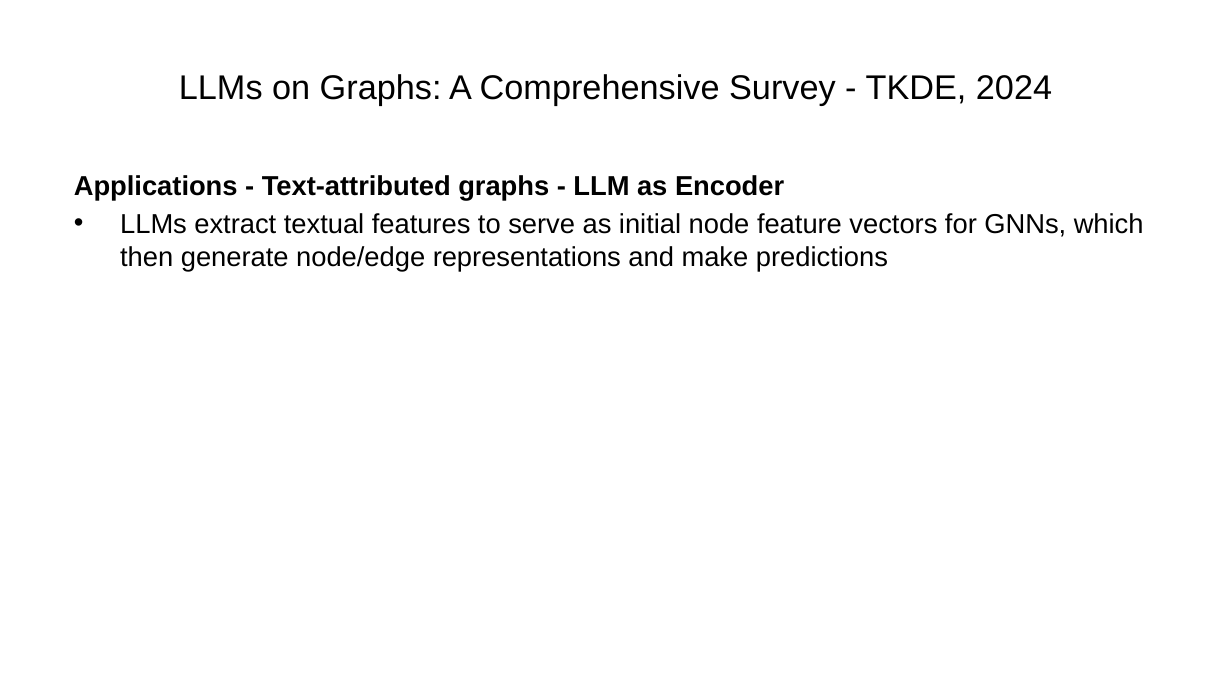
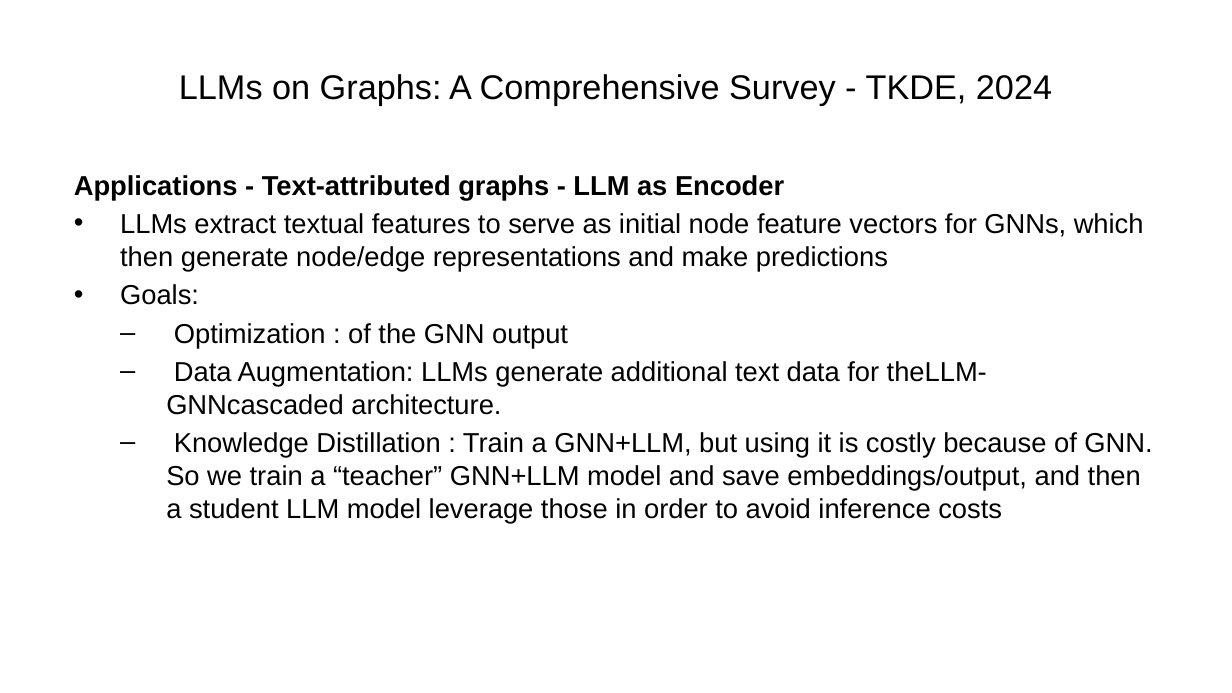
Before and after one commit to ManuelePasini/slides-markdown, a slide deck: slide 7 of graph_llm.pptx. Drawn at 1232x693 pixels with LibreOffice and Linux fonts; fonts in the diff are those of the drawing. Boxes give left, top, right and bottom in pixels: in the first picture for what was removed or moved away, otherwise in the second. Text is boxed around its words. In the diff, an @@ line names an element or a change of style, - is before the commit and + after.

```diff
--- a/graph_llm.pptx
+++ b/graph_llm.pptx
@@ text at bbox=[120, 284, 1152, 523]: paragraphs added @@
+• Goals:
+  – Optimization : of the GNN output
+  – Data Augmentation: LLMs generate additional text data for theLLM-GNNcascaded architecture.
+  – Knowledge Distillation : Train a GNN+LLM, but using it is costly because of GNN. So we train a “teacher” GNN+LLM model and save embeddings/output, and then a student LLM model leverage those in order to avoid inference costs
```
Also in this commit, not shown: 1 other slide changed, 1 slide added, 5 other files.
